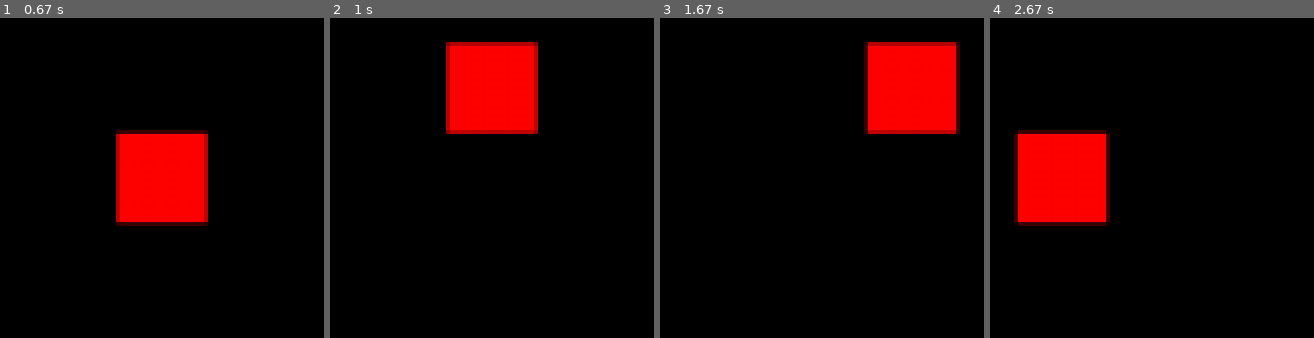
Above: before the commit, frames 1-4 (left to right).
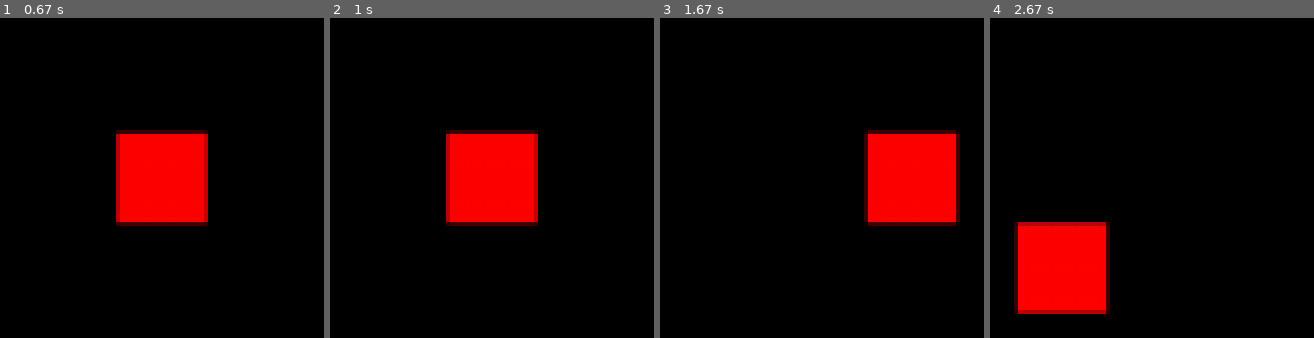
Above: after the commit, the same moments.

Repository: mytinycloud/90D-pygame-scaffold
Game: pygame game, started from main.py
Two runs of this game, one before a commit and one after it. Both use one fixed random seed, a clock stepped at 60 frames per second and the inputs below.
Inputs (mouse positions are in pixels of both pictures, inside the frame that each line leads up to):
- Up to frame 1 (0.67 s): hold D from 0.33 s (still down); move the mouse to (outside the picture) at 0.37 s
- Up to frame 2 (1 s): release D at 0.8 s; hold W from 0.83 s (still down)
- Up to frame 3 (1.67 s): release W at 1.13 s; hold D 1.17-1.63 s
- Up to frame 4 (2.67 s): hold A 1.67-2.2 s; hold S 2.23-2.53 s; hold A from 2.57 s (still down)

Frame 1 is identical in both runs. In frame 2, 16% of the frame differs, in the area x 35-65%, y 7-65%; in frame 3, 17%, in the area x 62-93%, y 7-65%; in frame 4, 17%.

Commit message:
Add clamping to entity positions

Diff:
--- a/systems/motion.py
+++ b/systems/motion.py
@@ -2,6 +2,8 @@
 from pygame import Vector2
 
 from .turn import TurnComponent
+from .tilemap import TilemapComponent
+from . import utils
 
 '''
 Component containing a position, velocity, ect
@@ -21,11 +23,15 @@
     if t.waiting:
         return
 
+    tilemap: TilemapComponent = group.query_singleton("tilemap")
+    bounds_min = Vector2(0,0)
+    bounds_max = Vector2(16,16) #tilemap.get
+
     # Update the position of all entities with a velocity
     for e in group.query('motion'):
         motion: MotionComponent = e.motion
         if motion.velocity:
-            motion.position += motion.velocity
+            motion.position = utils.clamp_vector( motion.position + motion.velocity, bounds_min, bounds_max)
             motion.velocity = Vector2(0)
 
 '''
--- a/systems/utils.py
+++ b/systems/utils.py
@@ -30,3 +30,19 @@
 '''
 def determinant(a: Vector2, b: Vector2) -> float:
     return (a.x * b.y) - (a.y * b.x)
+
+
+'''
+Clamps a vector
+'''
+def clamp_vector(v: Vector2, min: Vector2, max: Vector2) -> Vector2:
+    x,y = v.x,v.y
+    if x < min.x:
+        x = min.x
+    elif x > max.x:
+        x = max.x
+    if y < min.y:
+        y = min.y
+    elif y > max.y:
+        y = max.y
+    return Vector2(x, y)
